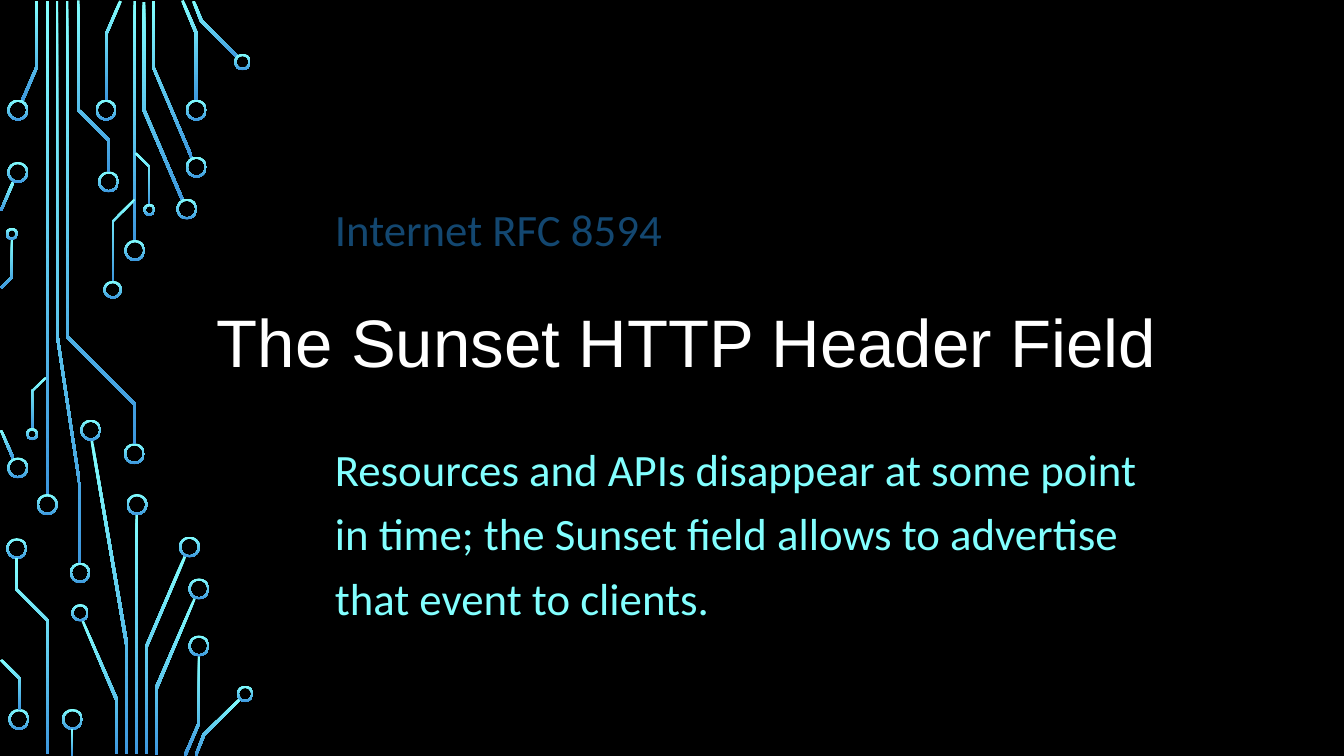
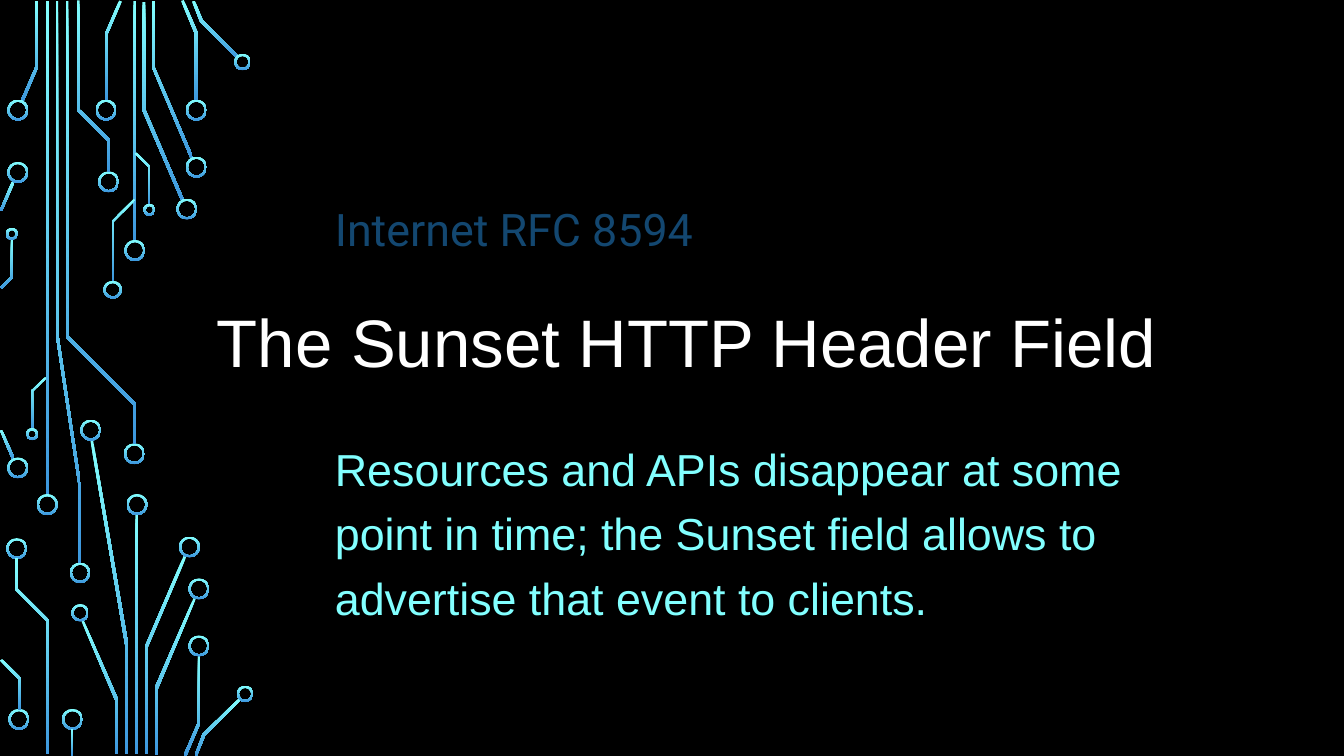
Before and after one commit to dret/HTTP-APIs, a slide deck: slide 1 of assets/slides/rfc8594.pptx. Drawn at 1344x756 pixels with LibreOffice and Linux fonts; fonts in the diff are those of the drawing; background and template pictures are left out. Boxes give left, top, right and bottom in pixels: in the first picture for what was removed or moved away, otherwise in the second. Text is boxed around its words. In the diff, an @@ line names an element or a change of style, - is before the commit and + after.

```diff
--- a/assets/slides/rfc8594.pptx
+++ b/assets/slides/rfc8594.pptx
@@ text "Internet RFC 8594" at <box>335,214,693,247</box>: font Calibri to Roboto @@
@@ subtitle "Resources and APIs disappear at ..." at <box>335,453,1122,616</box>: font Calibri to Arial @@
```
Also in this commit, not shown: 5 slides added.
